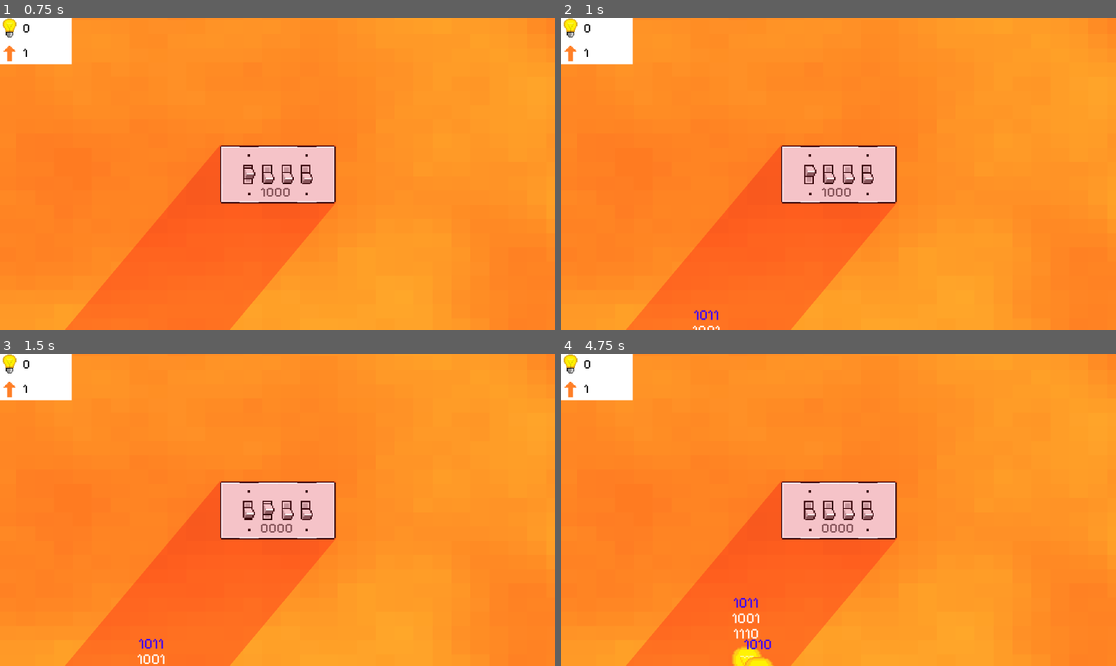
Above: before the commit, frames 1-4 (two rows, left to right).
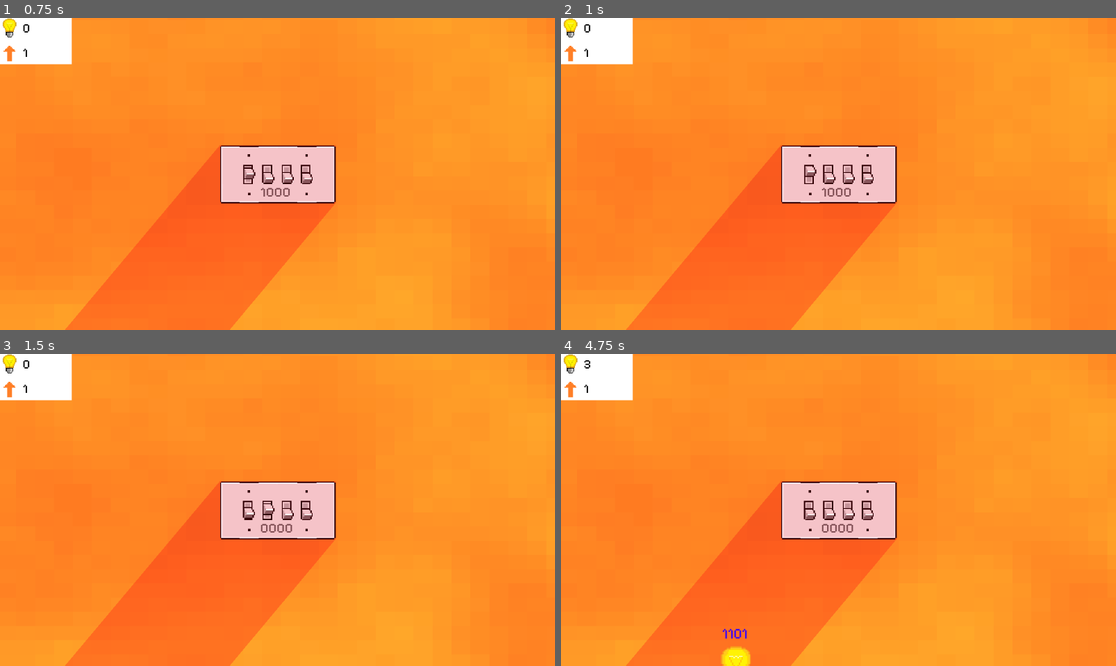
Above: after the commit, the same moments.

Repository: Xtrrae/switch-defense
Game: Godot game, scene res://scenes/game.tscn
The game is run twice, just before and just after one commit, with the same random seed, the same clock (stepped at 60 frames per second) and the same inputs.
Inputs:
- Up to frame 1 (0.75 s): tap Enter at 0.5 s; hold 1 (switch_1) from 0.53 s (still down)
- Up to frame 2 (1 s): keep holding 1 (switch_1)
- Up to frame 3 (1.5 s): release 1 (switch_1) at 1.28 s; tap 2 (switch_2) at 1.35 s
- Up to frame 4 (4.75 s): hold 3 (switch_3) 2.03-2.78 s; tap 4 (switch_4) at 2.85 s; hold 1 (switch_1) 3.53-4.28 s; tap 2 (switch_2) at 4.35 s

Frame 1 is identical in both runs. In frame 2, 0.1% of the frame differs, in the area x 23-29%, y 93-100%; in frame 3, 0.2%; in frame 4, 0.8%, in the area x 4-39%, y 2-100%.

Commit message:
Update monster.gd

Diff:
--- a/switch-defence/scripts/monster.gd
+++ b/switch-defence/scripts/monster.gd
@@ -5,6 +5,7 @@
 var type = ""; # attack_focused | speed_focused
 var speed = 0;
 var attack = 0;
+var max_combs = 2;
 
 var starting_position = Vector2(0, 0)
 
@@ -14,7 +15,9 @@
 @onready var navigation_agent: NavigationAgent2D = $NavigationAgent2D
 # Called when the node enters the scene tree for the first time.
 func _ready() -> void:
-	var num_of_combs = randi_range(1, 4)
+	var num_of_combs = 1
+	if randf() > 60.0:
+		num_of_combs = 2
 	while num_of_combs > 0:
 		var destruction_combination: Array[bool] = [false, false, false, false]
 		for i in range(4):
@@ -55,7 +58,7 @@
 func complete_combination(comb_to_complete: Array[bool]) -> bool:
 	destruction_combinations.erase(comb_to_complete)
 
-	var n = 3
+	var n = max_combs + 1
 	while n > 0:
 		get_node("DefeatCombinationLabel" + str(n + 1)).visible = false
 		n -= 1
@@ -75,10 +78,6 @@
 	else:
 		current_destruction_combination = destruction_combinations[destruction_combinations.size() - 1]
 		return false
-
-
-
-
 
 func _physics_process(_delta):
 	var current_agent_position: Vector2 = global_position
